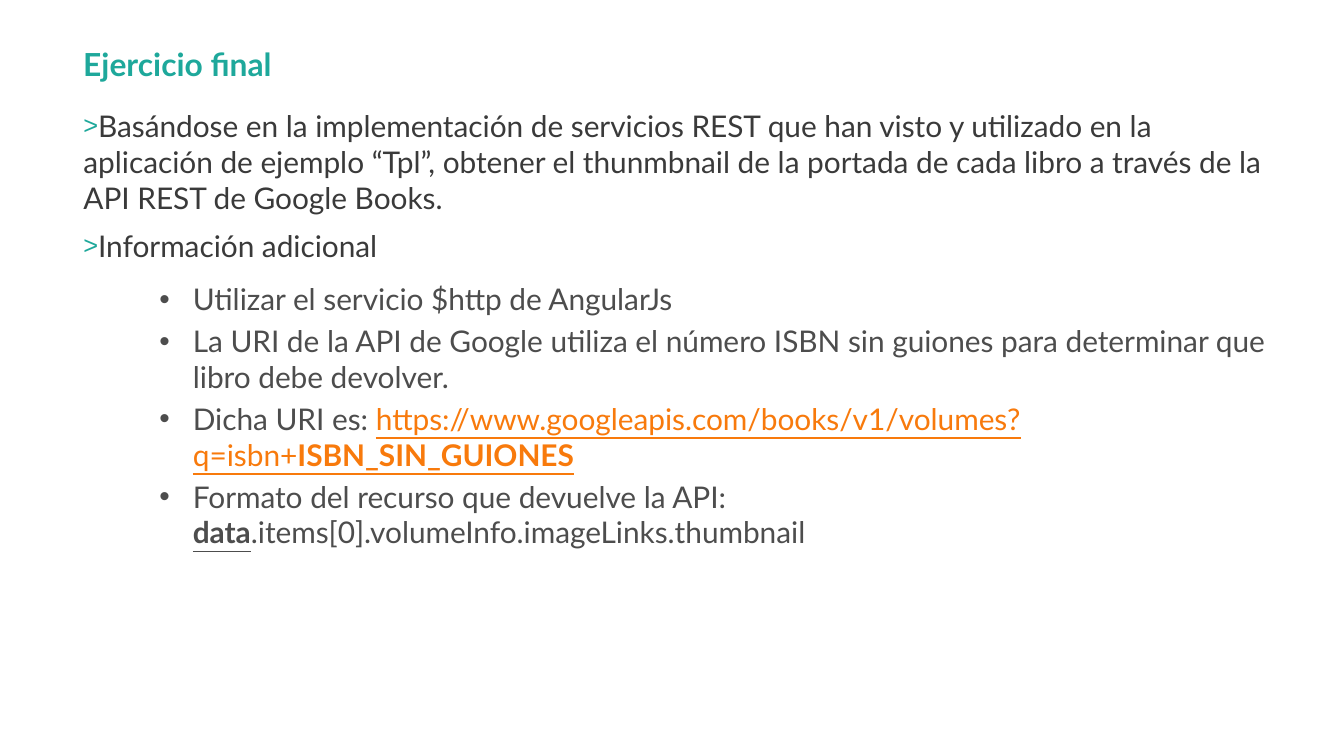
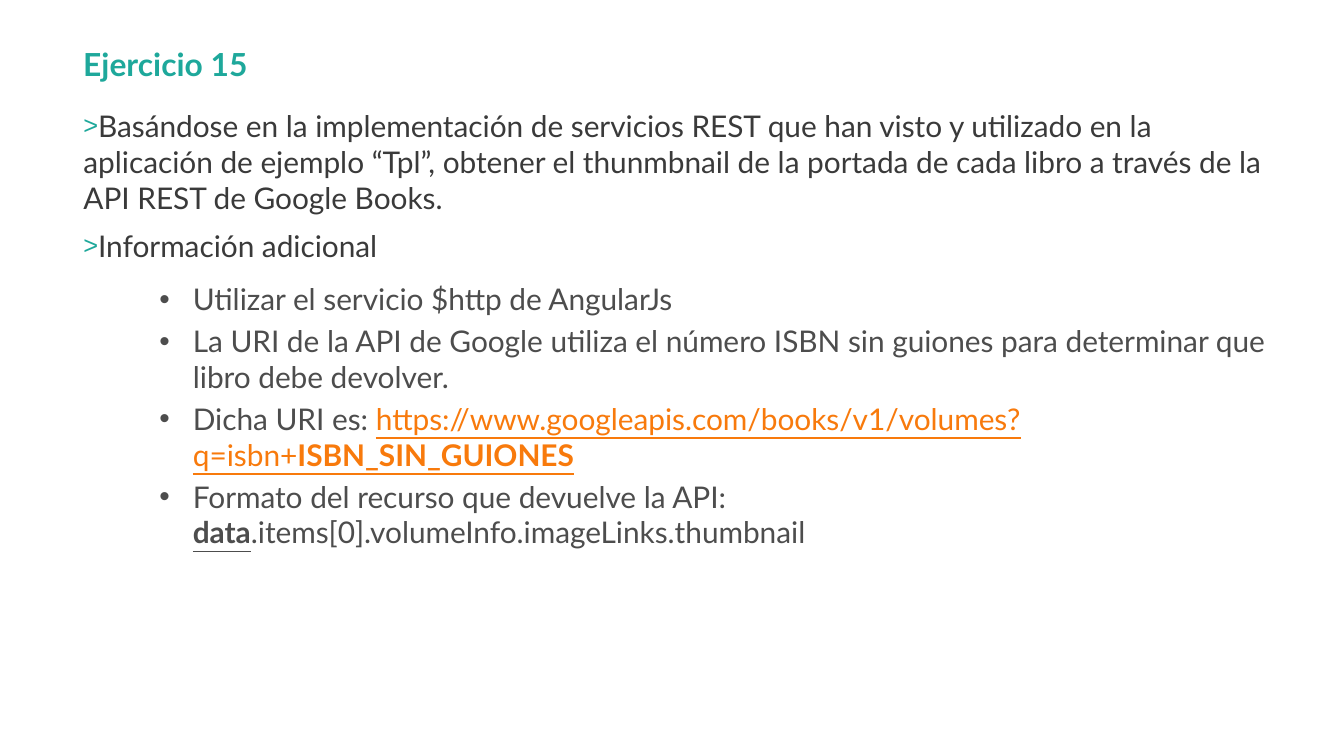
Before and after one commit to hexacta/HexactaLabs-Java, a slide deck: slide 35 of PPTS/Ejercicios.pptx (slide 33 before the commit). Drawn at 1344x756 pixels with LibreOffice and Linux fonts; fonts in the diff are those of the drawing; background and template pictures are left out. Boxes give left, top, right and bottom in pixels: in the first picture for what was removed or moved away, otherwise in the second. Text is boxed around its words. In the diff, an @@ line names an element or a change of style, - is before the commit and + after.

Commit message:
Update PPT Ejercicios
Los ejercicios 12,13 dejaron de estar en draft,y se agregó un ejercicio
que se había charlado pero no habíamos redactado.

```diff
--- a/PPTS/Ejercicios.pptx
+++ b/PPTS/Ejercicios.pptx
@@ title at box(83, 52, 248, 82): text changed @@
-Ejercicio final
+Ejercicio 15
```
Also in this commit, not shown: 3 other slides changed, 2 slides added, 2 other files.
